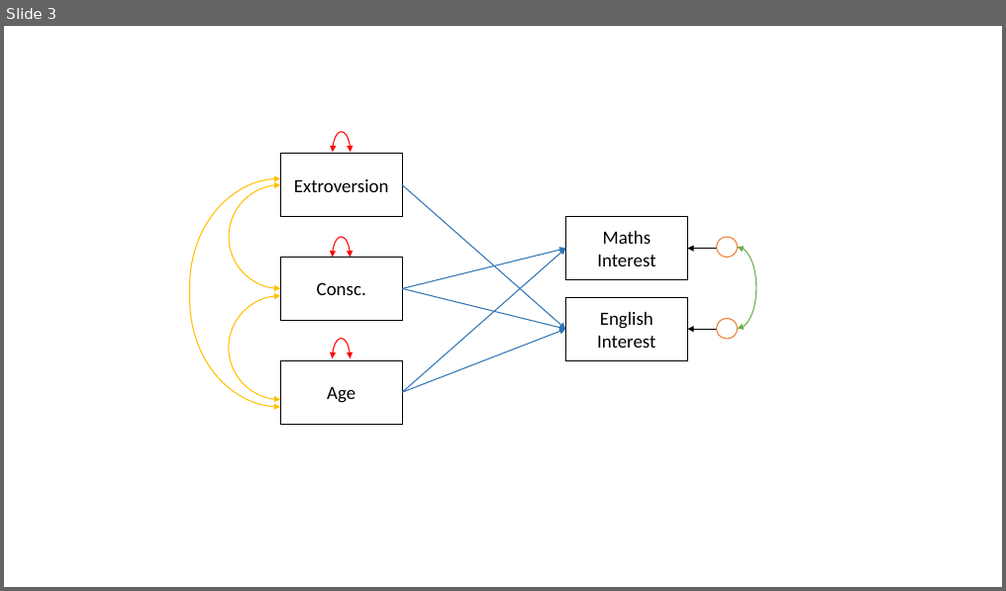
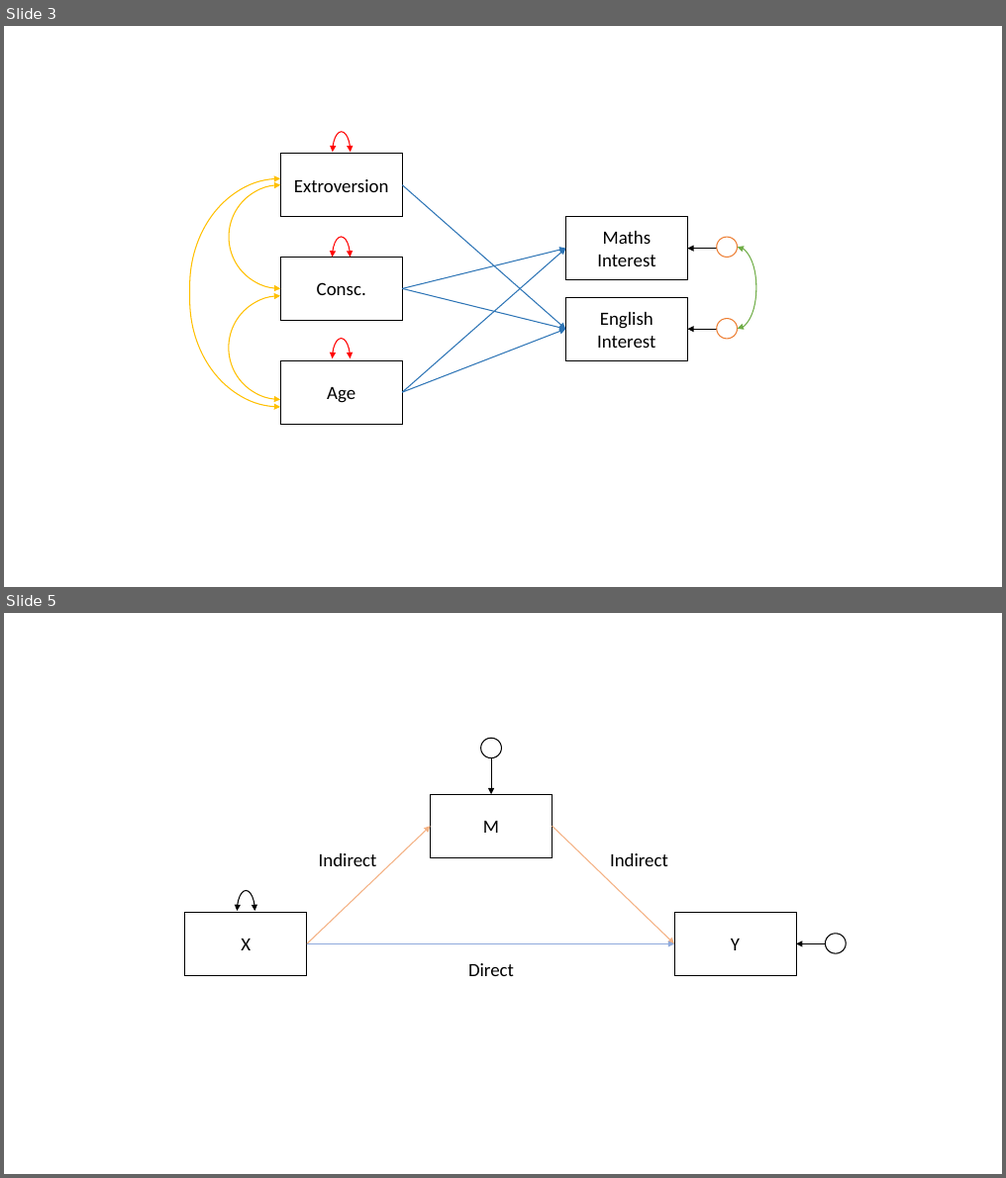
Before and after one commit to uoepsy/dapr3, a slide deck: dapr3_lectures/pathfa_lectures/figs/diagrams.pptx. Shown one above the other, each under a label of ours: slide 3 before the commit, slides 3 and 5 after it; the slides between them are not shown. The pictures are 1006x591 and 1006x1178 pixels, drawn with LibreOffice and Linux fonts; fonts in the diff are those of the drawing. Boxes give left, top, right and bottom in pixels: in the first picture for what was removed or moved away, otherwise in the second. Text is boxed around its words. In the diff, an @@ line names an element or a change of style, - is before the commit and + after.

```diff
--- a/dapr3_lectures/pathfa_lectures/figs/diagrams.pptx
+++ b/dapr3_lectures/pathfa_lectures/figs/diagrams.pptx
@@ slide 5 added at box(4, 613, 1002, 1174), background #FFFFFF @@
@@ group added at box(185, 738, 846, 976): 5 arrows, 3 rectangles, 3 texts, 2 ellipses, 1 right bracket @@
+X
+M
+Y
+Indirect
+Indirect
+Direct
```
Also in this commit, not shown: 2 other slides added, 20 other files.
